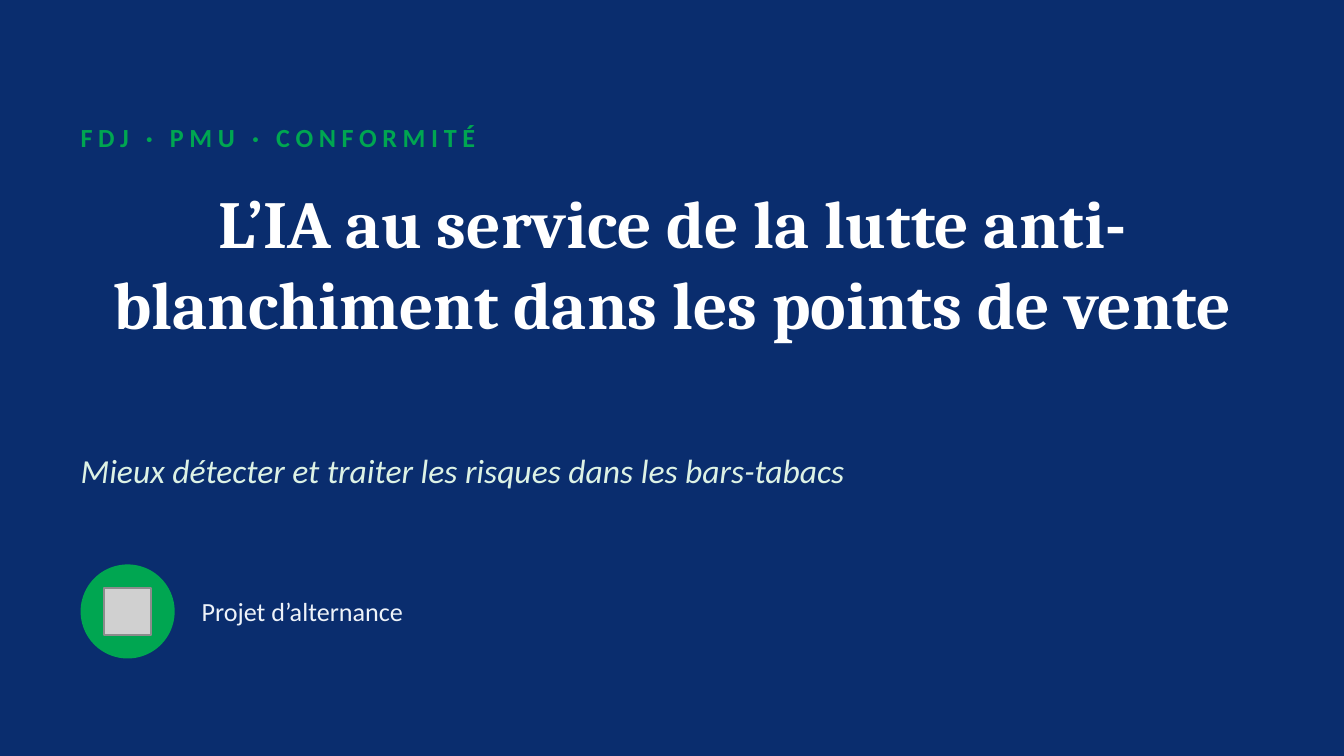
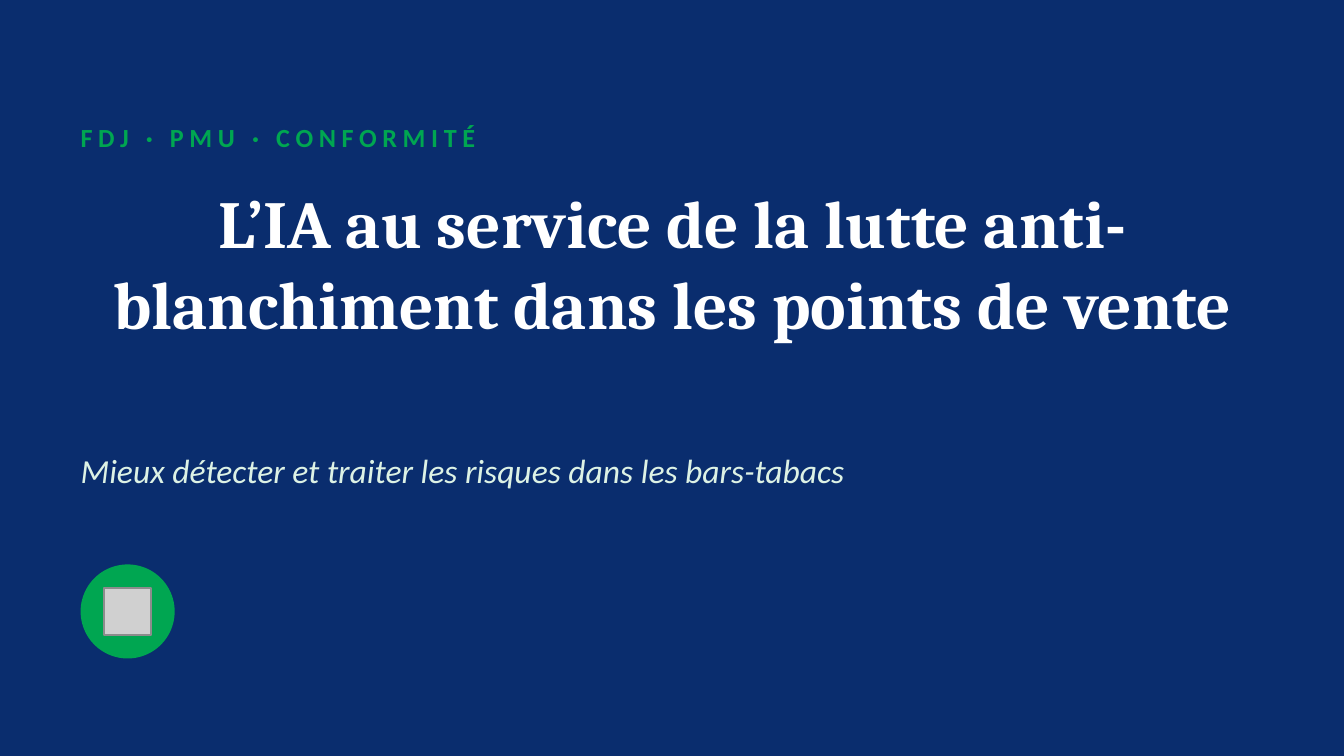
Before and after one commit to saponealexis1-netizen/n8n_projet, a slide deck: slide 1 of presentation/IA_LCB_points_de_vente.pptx. Drawn at 1344x756 pixels with LibreOffice and Linux fonts; fonts in the diff are those of the drawing; grey boxes stand for pictures. Boxes give left, top, right and bottom in pixels: in the first picture for what was removed or moved away, otherwise in the second. Text is boxed around its words. In the diff, an @@ line names an element or a change of style, - is before the commit and + after.

```diff
--- a/presentation/IA_LCB_points_de_vente.pptx
+++ b/presentation/IA_LCB_points_de_vente.pptx
@@ text removed at <box>202,602,403,626</box> @@
-Projet d’alternance
```
